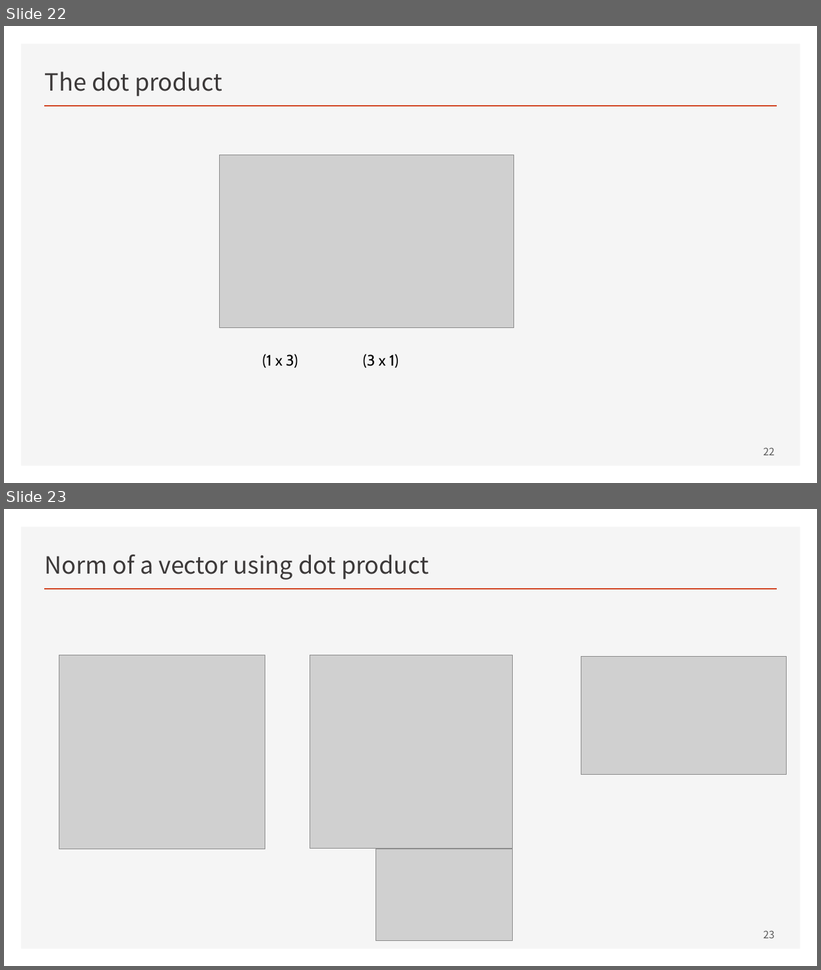
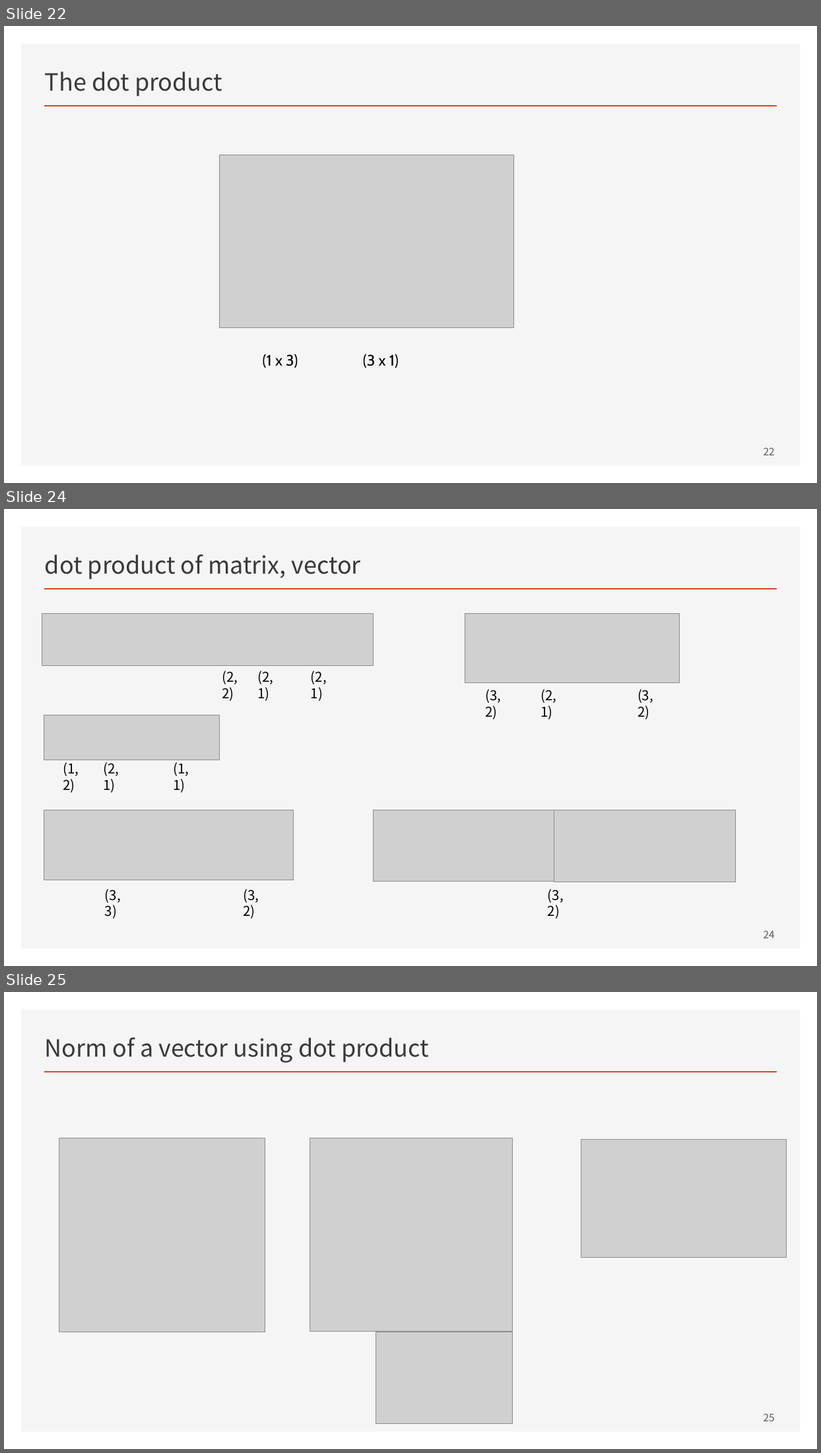
Before and after one commit to ancestor9/mathematics-for-machine-learning, a slide deck: w3_Vectors_and_Linear_Transformations.pptx. Shown one above the other, each under a label of ours: slides 22 and 23 before the commit, slides 22, 24 and 25 after it; the slides between them are not shown. The pictures are 821x970 and 821x1453 pixels, drawn with LibreOffice and Linux fonts; fonts in the diff are those of the drawing; grey boxes stand for pictures. Boxes give left, top, right and bottom in pixels: in the first picture for what was removed or moved away, otherwise in the second. Text is boxed around its words. In the diff, an @@ line names an element or a change of style, - is before the commit and + after.

```diff
--- a/w3_Vectors_and_Linear_Transformations.pptx
+++ b/w3_Vectors_and_Linear_Transformations.pptx
@@ slide 24 added at (4, 509, 817, 966), background #FFFFFF; not listed: 2 template elements that a slide beside it also shows @@
@@ title added at (45, 555, 361, 580), 28 pt, text #3B3838 @@
+dot product of matrix, vector
@@ picture added at (42, 614, 373, 666) @@
@@ picture added at (465, 614, 679, 683) @@
@@ text added at (222, 671, 238, 701), 16 pt, text #000000 @@
+(2, 2)
@@ text added at (257, 671, 273, 701), 16 pt, text #000000 @@
+(2, 1)
@@ text added at (311, 671, 327, 701), 16 pt, text #000000 @@
+(2, 1)
@@ text added at (485, 689, 501, 720), 16 pt, text #000000 @@
+(3, 2)
@@ text added at (541, 689, 557, 720), 16 pt, text #000000 @@
+(2, 1)
@@ text added at (638, 689, 653, 720), 16 pt, text #000000 @@
+(3, 2)
@@ picture added at (44, 715, 219, 760) @@
@@ text added at (63, 762, 79, 793), 16 pt, text #000000 @@
+(1, 2)
@@ text added at (103, 762, 119, 793), 16 pt, text #000000 @@
+(2, 1)
@@ text added at (174, 762, 189, 793), 16 pt, text #000000 @@
+(1, 1)
@@ picture added at (44, 811, 293, 880) @@
@@ picture added at (373, 811, 556, 882) @@
@@ picture added at (554, 811, 736, 883) @@
@@ text added at (105, 889, 121, 919), 16 pt, text #000000 @@
+(3, 3)
@@ text added at (244, 889, 259, 919), 16 pt, text #000000 @@
+(3, 2)
@@ text added at (548, 889, 564, 919), 16 pt, text #000000 @@
+(3, 2)
@@ page number added at (764, 931, 775, 939), 12 pt, text #595959 @@
+24
@@ what was slide 23 is now slide 25 @@
@@ page number at (764, 1414, 775, 1422): text changed @@
-23
+25
```
Also in this commit, not shown: 3 slides changed, 2 other slides added.
